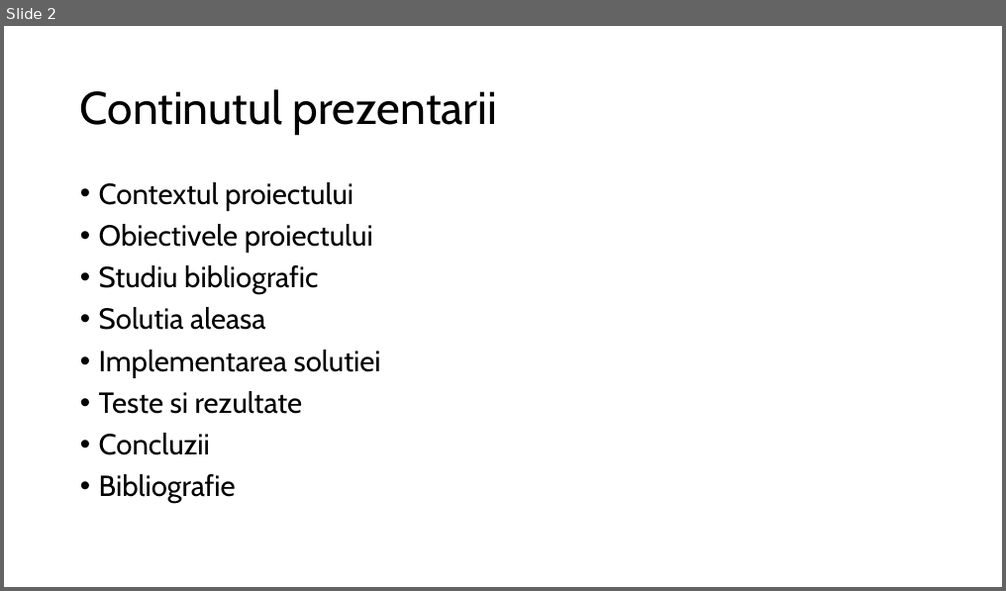
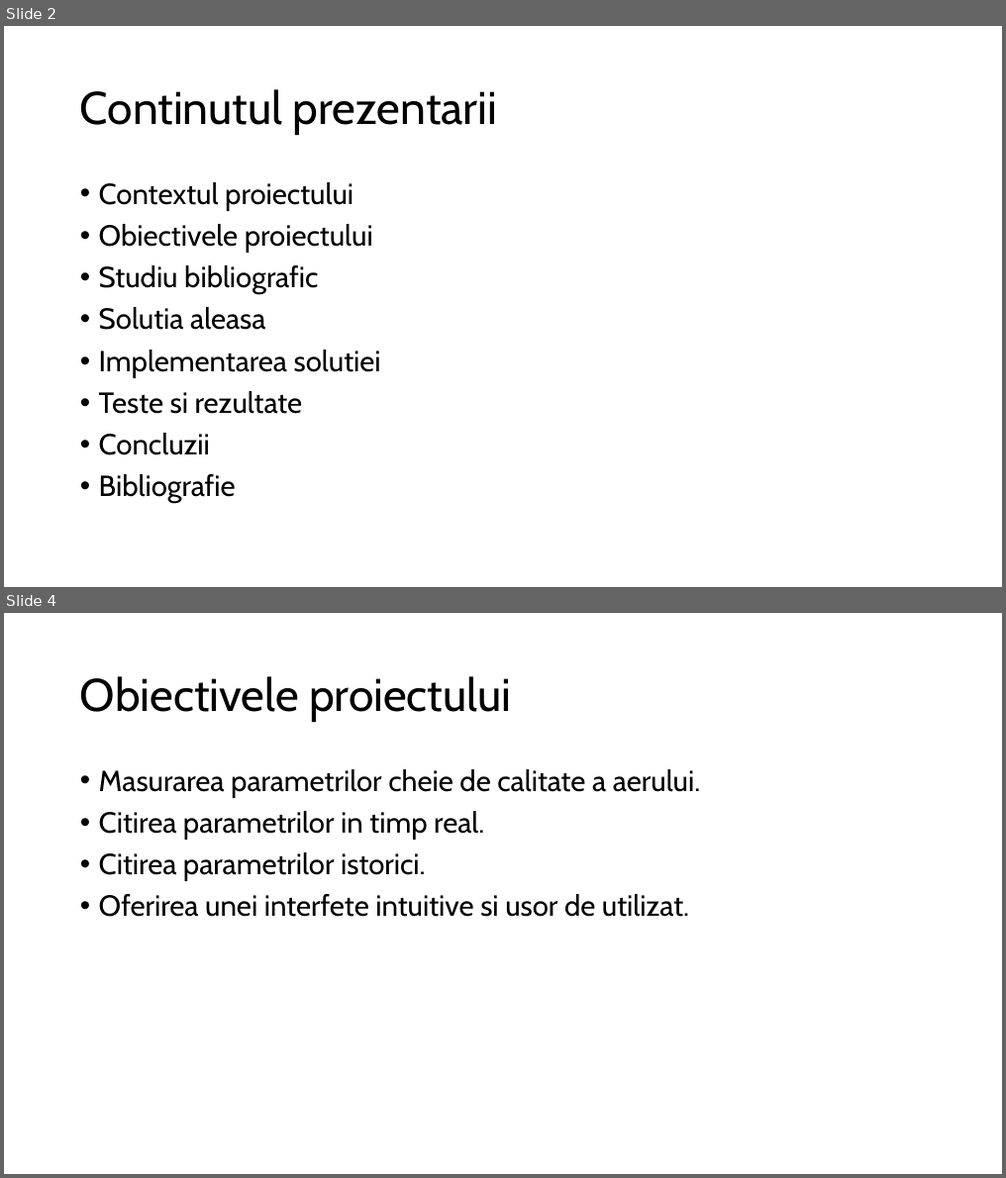
Before and after one commit to Coposescu/IoTDocumentation, a slide deck: Coposescu_Mihai_Octavian_prezentare.pptx. Shown one above the other, each under a label of ours: slide 2 before the commit, slides 2 and 4 after it; the slides between them are not shown. The pictures are 1006x591 and 1006x1178 pixels, drawn with LibreOffice and Linux fonts; fonts in the diff are those of the drawing. Boxes give left, top, right and bottom in pixels: in the first picture for what was removed or moved away, otherwise in the second. Text is boxed around its words. In the diff, an @@ line names an element or a change of style, - is before the commit and + after.

```diff
--- a/Coposescu_Mihai_Octavian_prezentare.pptx
+++ b/Coposescu_Mihai_Octavian_prezentare.pptx
@@ slide 4 added at [4, 613, 1002, 1174], background #FFFFFF @@
@@ title added at [80, 676, 511, 722], 44 pt, text #000000 @@
+Obiectivele proiectului
@@ text added at [99, 769, 700, 917], 28 pt, text #000000 @@
+• Masurarea parametrilor cheie de calitate a aerului.
+• Citirea parametrilor in timp real.
+• Citirea parametrilor istorici.
+• Oferirea unei interfete intuitive si usor de utilizat.
```
Also in this commit, not shown: 7 other slides added, 2 other files.
